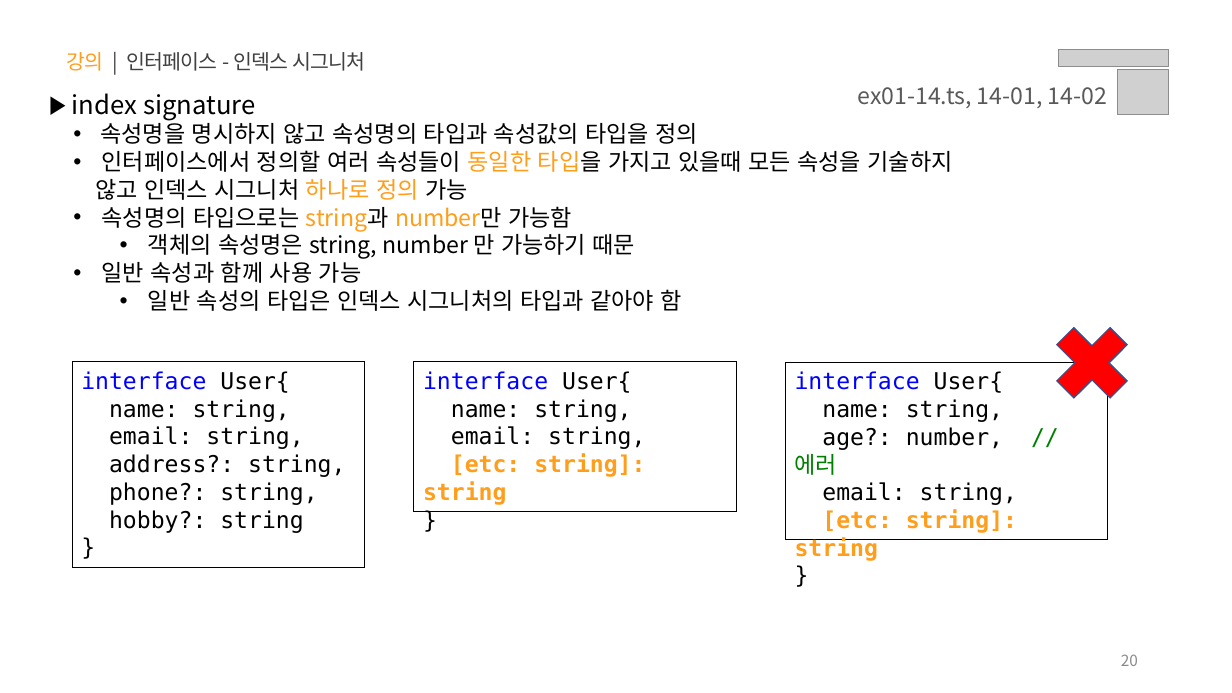
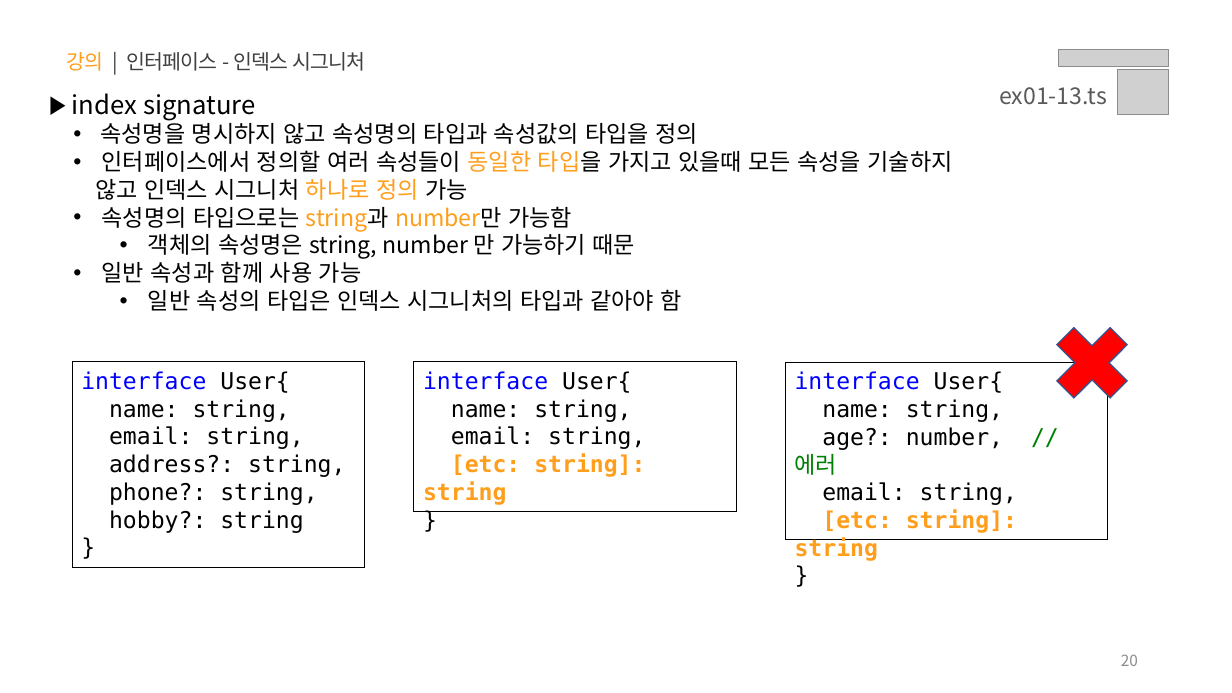
Before and after one commit to sy0725/ts-til, a slide deck: slide 20 of PPT/01.타입스크립트 - 타입 정의.pptx. Drawn at 1232x693 pixels with LibreOffice and Linux fonts; fonts in the diff are those of the drawing; grey boxes stand for pictures. Boxes give left, top, right and bottom in pixels: in the first picture for what was removed or moved away, otherwise in the second. Text is boxed around its words. In the diff, an @@ line names an element or a change of style, - is before the commit and + after.

```diff
--- a/PPT/01.타입스크립트 - 타입 정의.pptx
+++ b/PPT/01.타입스크립트 - 타입 정의.pptx
@@ text at <box>999,87,1107,105</box>: text changed @@
-ex01-14.ts, 14-01, 14-02
+ex01-13.ts
```
Also in this commit, not shown: 12 other slides changed.
